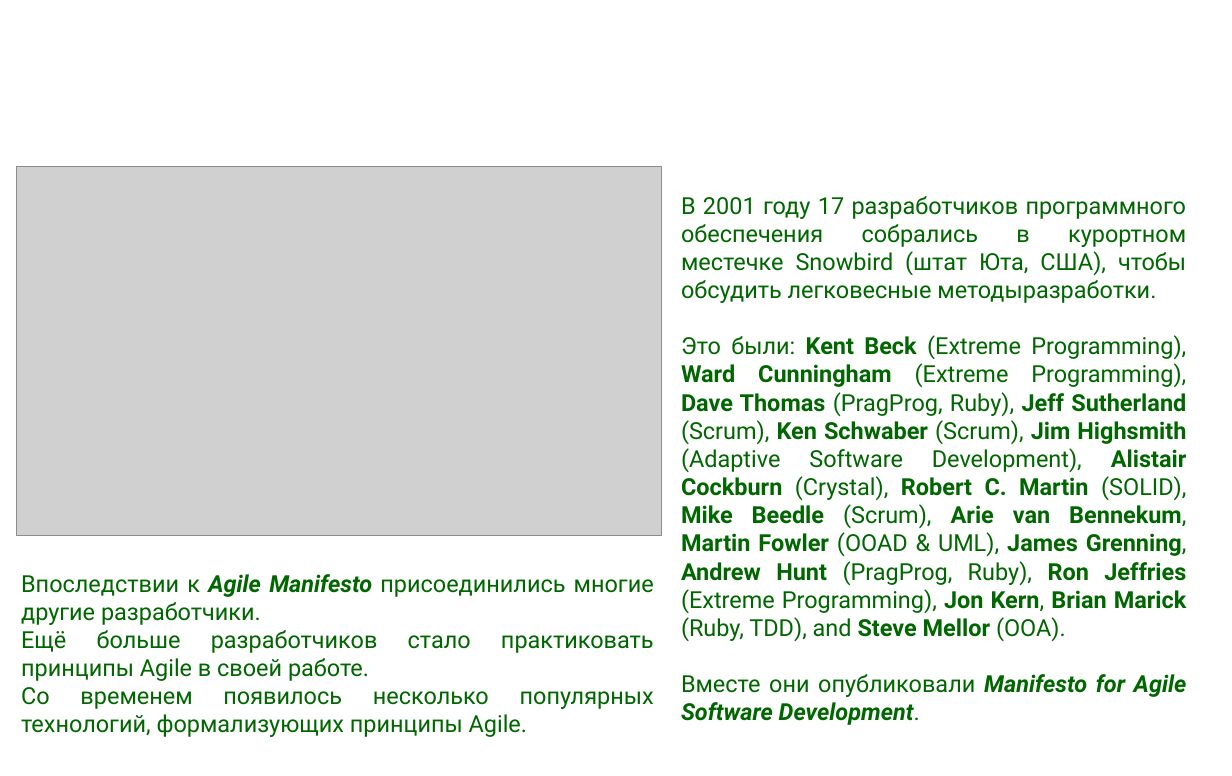
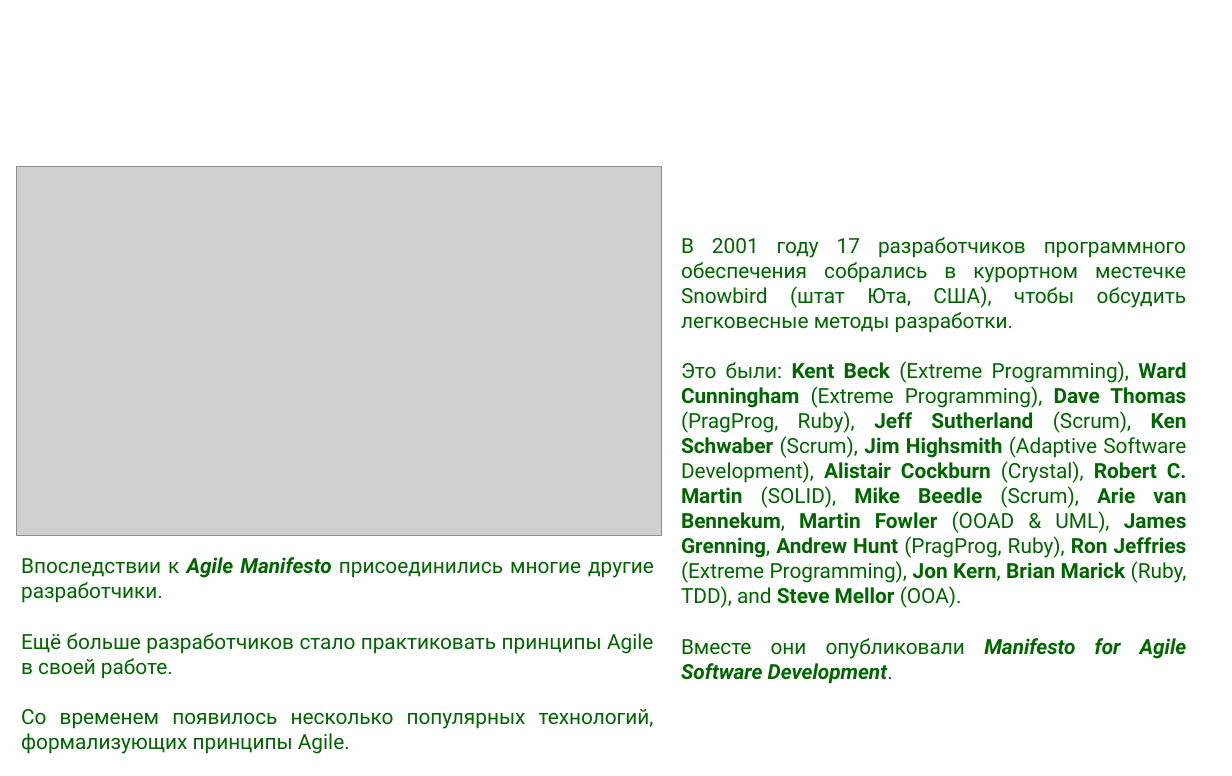
Before and after one commit to mike-shock/Software_Craft, a slide deck: slide 7 of Agile_Intro.odp. Drawn at 1232x776 pixels with LibreOffice and Linux fonts; fonts in the diff are those of the drawing; grey boxes stand for pictures; background and template pictures are left out. Boxes give left, top, right and bottom in pixels: in the first picture for what was removed or moved away, otherwise in the second. Text is boxed around its words. In the diff, an @@ line names an element or a change of style, - is before the commit and + after.

```diff
--- a/Agile_Intro.odp
+++ b/Agile_Intro.odp
@@ text "В 2001 году 17 разработчиков ..." moved from (x1=681, y1=196, x2=1187, y2=697) to (x1=681, y1=237, x2=1187, y2=659) @@
@@ text at (x1=681, y1=237, x2=1186, y2=333): text changed; size 18 to 16 pt @@
-В 2001 году 17 разработчиков программного обеспечения собрались в курортном местечке Snowbird (штат Юта, США), чтобы обсудить легковесные методыразработки.
+В 2001 году 17 разработчиков программного обеспечения собрались в курортном местечке Snowbird (штат Юта, США), чтобы обсудить легковесные методы разработки.
@@ text at (x1=681, y1=361, x2=1187, y2=659): size 18 to 16 pt in "Это были: Kent Beck (Extreme Programming), Ward ...", "Вместе они опубликовали Manifesto for Agile Software ..." @@
@@ text "Впоследствии к Agile Manifesto присоединились ..." moved from (x1=21, y1=574, x2=654, y2=737) to (x1=21, y1=557, x2=654, y2=754) @@
@@ text "Впоследствии к Agile Manifesto присоединились ..." at (x1=21, y1=557, x2=654, y2=754): size 18 to 16 pt @@
```
Also in this commit, not shown: 32 other slides changed, 1 slide added, 2 other files.
